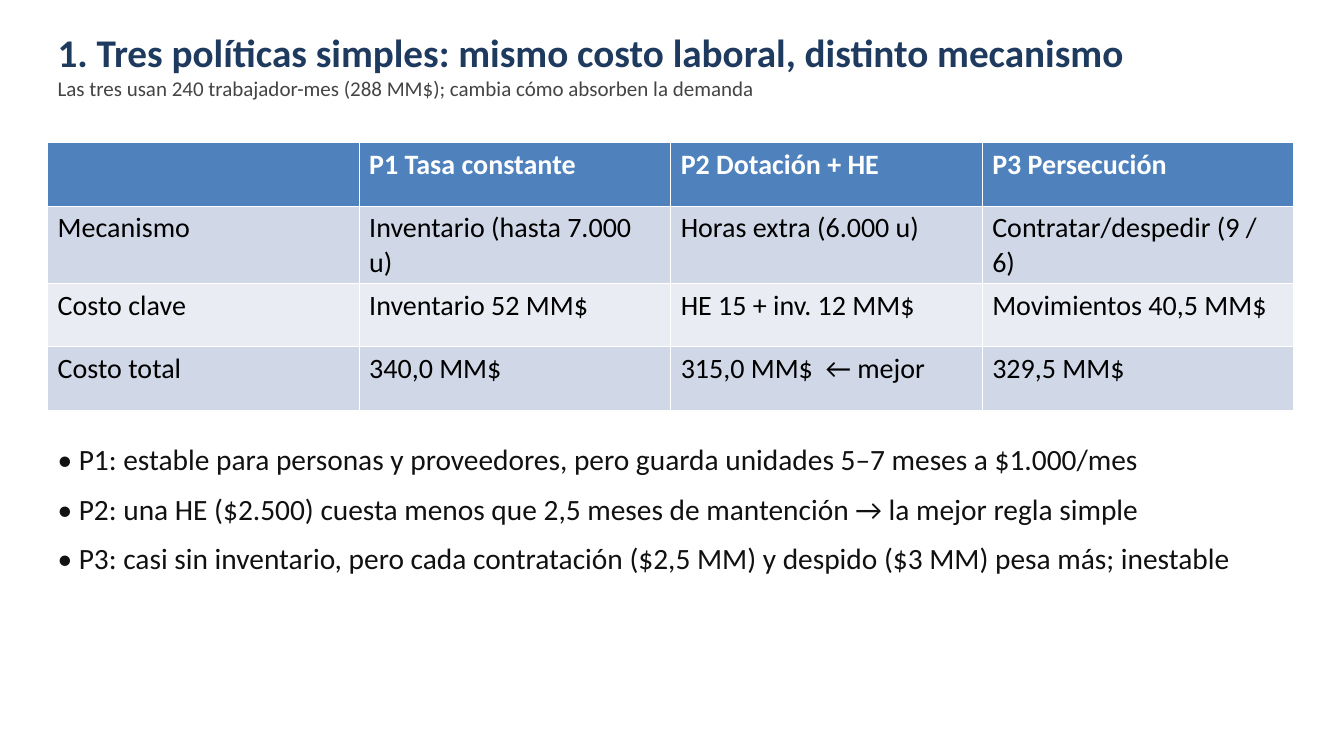
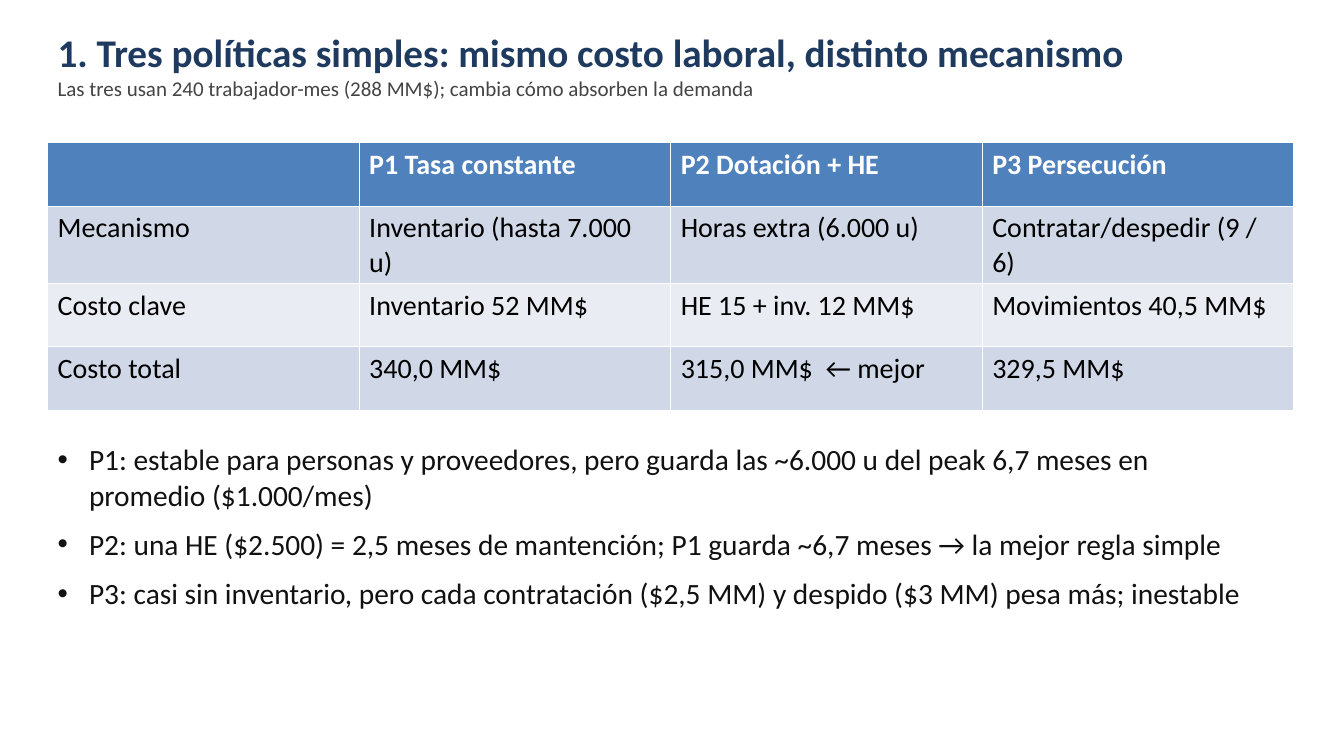
Before and after one commit to cdevidts/GDO-proyecto, a slide deck: slide 2 of proyecto/04_presentacion/Presentacion_Ventisur.pptx. Drawn at 1344x756 pixels with LibreOffice and Linux fonts; fonts in the diff are those of the drawing. Boxes give left, top, right and bottom in pixels: in the first picture for what was removed or moved away, otherwise in the second. Text is boxed around its words. In the diff, an @@ line names an element or a change of style, - is before the commit and + after.

```diff
--- a/proyecto/04_presentacion/Presentacion_Ventisur.pptx
+++ b/proyecto/04_presentacion/Presentacion_Ventisur.pptx
@@ text at box(89, 449, 1239, 609): text changed @@
-• P1: estable para personas y proveedores, pero guarda unidades 5–7 meses a $1.000/mes
-• P2: una HE ($2.500) cuesta menos que 2,5 meses de mantención → la mejor regla simple
-• P3: casi sin inventario, pero cada contratación ($2,5 MM) y despido ($3 MM) pesa más; inestable
+• P1: estable para personas y proveedores, pero guarda las ~6.000 u del peak 6,7 meses en promedio ($1.000/mes)
+• P2: una HE ($2.500) = 2,5 meses de mantención; P1 guarda ~6,7 meses → la mejor regla simple
+• P3: casi sin inventario, pero cada contratación ($2,5 MM) y despido ($3 MM) pesa más; inestable
```
Also in this commit, not shown: 6 other slides changed, 23 other files.
